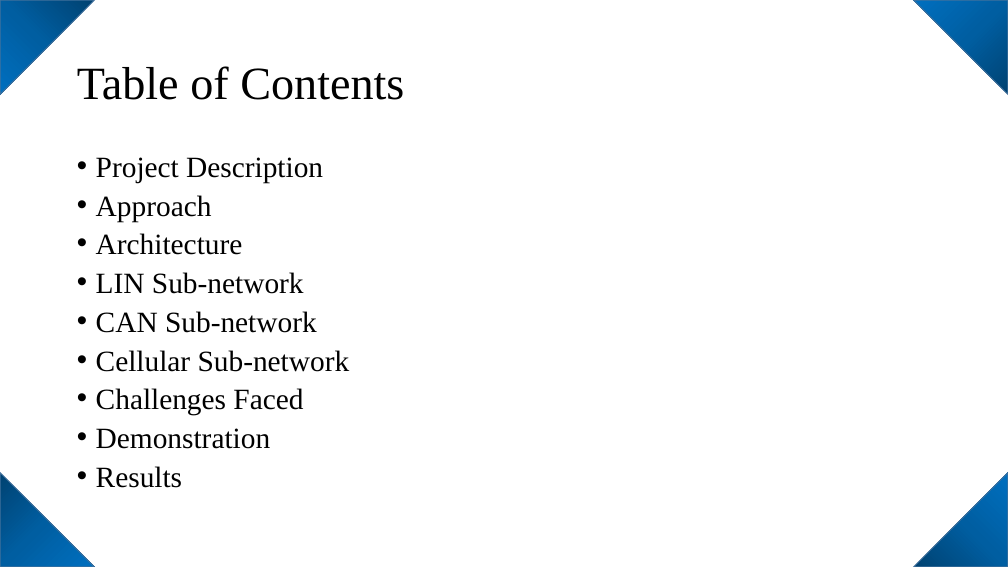
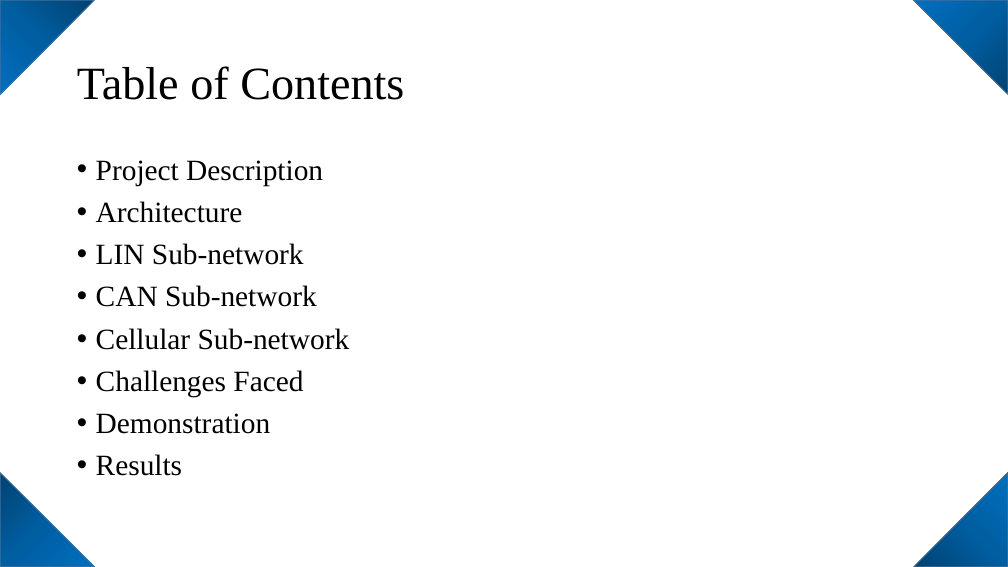
Before and after one commit to jordanm1/AVR-Ford-Lighting-Project, a slide deck: slide 2 of Ford 360° Exterior Lighting System.pptx. Drawn at 1008x567 pixels with LibreOffice and Linux fonts; fonts in the diff are those of the drawing. Boxes give left, top, right and bottom in pixels: in the first picture for what was removed or moved away, otherwise in the second. Text is boxed around its words. In the diff, an @@ line names an element or a change of style, - is before the commit and + after.

Commit message:
Updated presentation.

```diff
--- a/Ford 360° Exterior Lighting System.pptx
+++ b/Ford 360° Exterior Lighting System.pptx
@@ text "Project Description" at bbox=[96, 160, 350, 476]: line spacing 0.8 to 0.9 @@
@@ text at bbox=[96, 195, 212, 222]: paragraph removed @@
-• Approach
```
Also in this commit, not shown: 1 other slide changed, 8 slides added, 1 slide removed.
